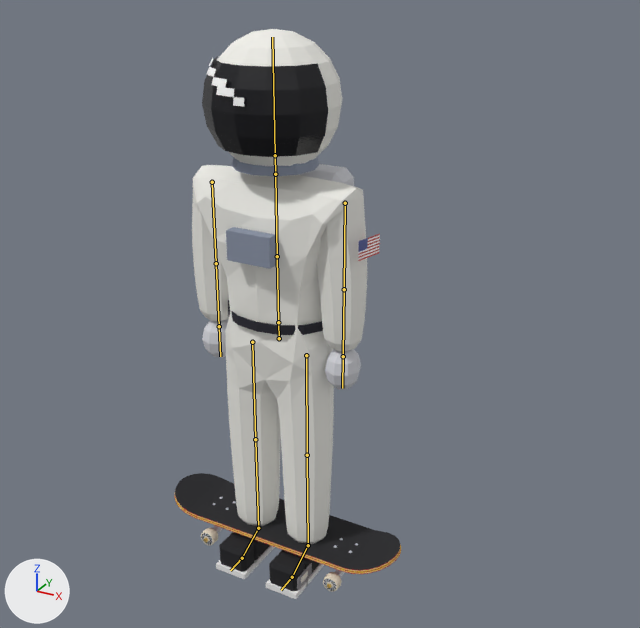
Two versions of the Blender file art/lou-gnar.blend, one commit apart.
The view is the same before and after, from a camera (50 mm lens) standing at (1.46, -2.37, 2.21) and looking at (0.2, -0.07, 1.06). Arrows for +X, +Y and +Z are at lower left; the lights stay in place. The first picture is the older version. The bones that bend it are drawn over the model as lines.

The first picture shows 'Board', 'LouGnar'.
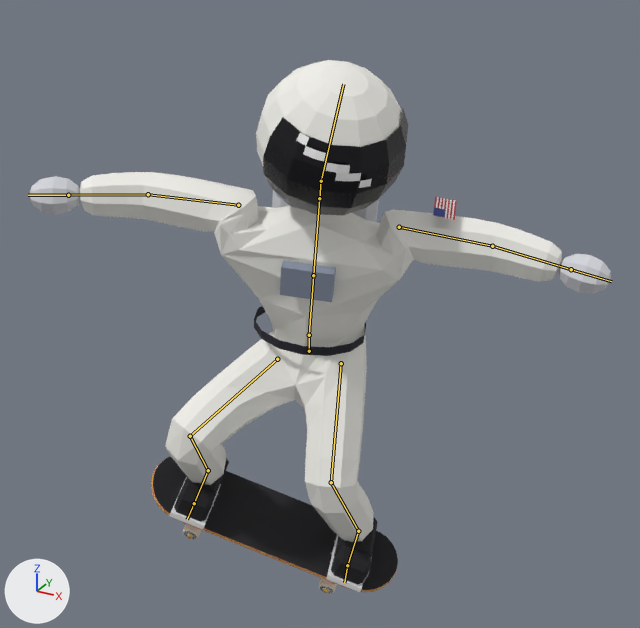
The newer file adds an action. The first version stands in its rest pose; the second is drawn at frame 1 of the action 'firecracker'.

The change, as JSON lines over the scene's bpy script:
```json
{"block": "bone_hips", "where": "bone_hips = bpy.data.objects['LouGnarRig'].pose.bones['Hips']"}
{"op": "set", "path": "bone_hips.location", "old": "(0.0, 0.0, 0.0)", "new": "(0.12, -0.02, 0.0)"}
{"op": "set", "path": "bone_hips.rotation_quaternion", "old": "(1.0, 0.0, 0.0, 0.0)", "new": "(0.985, 0.0, 0.174, 0.0)", "note": "degrees (0, 0, 0) -> degrees (0, 20, 0)"}
{"block": "bone_spine", "where": "bone_spine = bpy.data.objects['LouGnarRig'].pose.bones['Spine']  # child of 'Hips'"}
{"op": "set", "path": "bone_spine.rotation_quaternion", "old": "(1.0, 0.0, 0.0, 0.0)", "new": "(0.994, 0.1, 0.005, -0.05)", "note": "degrees (0, 0, 0) -> degrees (11, 1, -6)"}
{"block": "bone_head", "where": "bone_head = bpy.data.objects['LouGnarRig'].pose.bones['Head']  # child of 'Neck'"}
{"op": "set", "path": "bone_head.rotation_quaternion", "old": "(1.0, 0.0, 0.0, 0.0)", "new": "(0.958, 0.145, 0.245, -0.037)", "note": "degrees (0, 0, 0) -> degrees (17, 29, 0)"}
{"block": "bone_leftarm", "where": "bone_leftarm = bpy.data.objects['LouGnarRig'].pose.bones['LeftArm']  # child of 'Spine1'"}
{"op": "set", "path": "bone_leftarm.rotation_quaternion", "old": "(1.0, 0.0, 0.0, 0.0)", "new": "(0.73, -0.055, -0.051, -0.68)", "note": "degrees (0, 0, 0) -> degrees (-1, -9, -86)"}
{"block": "bone_leftforearm", "where": "bone_leftforearm = bpy.data.objects['LouGnarRig'].pose.bones['LeftForeArm']  # child of 'LeftArm'"}
{"op": "set", "path": "bone_leftforearm.rotation_quaternion", "old": "(1.0, 0.0, 0.0, 0.0)", "new": "(0.992, -0.125, 0.0, 0.0)", "note": "degrees (0, 0, 0) -> degrees (-14, 0, 0)"}
{"block": "bone_rightarm", "where": "bone_rightarm = bpy.data.objects['LouGnarRig'].pose.bones['RightArm']  # child of 'Spine1'"}
{"op": "set", "path": "bone_rightarm.rotation_quaternion", "old": "(1.0, 0.0, 0.0, 0.0)", "new": "(0.714, -0.036, 0.035, 0.699)", "note": "degrees (0, 0, 0) -> degrees (0, 6, 89)"}
{"block": "bone_rightforearm", "where": "bone_rightforearm = bpy.data.objects['LouGnarRig'].pose.bones['RightForeArm']  # child of 'RightArm'"}
{"op": "set", "path": "bone_rightforearm.rotation_quaternion", "old": "(1.0, 0.0, 0.0, 0.0)", "new": "(0.989, -0.149, 0.0, 0.0)", "note": "degrees (0, 0, 0) -> degrees (-17, 0, 0)"}
{"block": "bone_leftupleg", "where": "bone_leftupleg = bpy.data.objects['LouGnarRig'].pose.bones['LeftUpLeg']  # child of 'Hips'"}
{"op": "set", "path": "bone_leftupleg.rotation_quaternion", "old": "(1.0, 0.0, 0.0, 0.0)", "new": "(0.95, -0.259, 0.168, -0.04)", "note": "degrees (0, 0, 0) -> degrees (-32, 17, -10)"}
{"block": "bone_leftleg", "where": "bone_leftleg = bpy.data.objects['LouGnarRig'].pose.bones['LeftLeg']  # child of 'LeftUpLeg'"}
{"op": "set", "path": "bone_leftleg.rotation_quaternion", "old": "(1.0, 0.0, 0.0, 0.0)", "new": "(0.861, 0.502, 0.025, 0.076)", "note": "degrees (0, 0, 0) -> degrees (60, -2, 9)"}
{"block": "bone_leftfoot", "where": "bone_leftfoot = bpy.data.objects['LouGnarRig'].pose.bones['LeftFoot']  # child of 'LeftLeg'"}
{"op": "set", "path": "bone_leftfoot.rotation_quaternion", "old": "(1.0, 0.0, 0.0, 0.0)", "new": "(0.937, -0.23, -0.264, 0.009)", "note": "degrees (0, 0, 0) -> degrees (-30, -29, 9)"}
{"block": "bone_rightupleg", "where": "bone_rightupleg = bpy.data.objects['LouGnarRig'].pose.bones['RightUpLeg']  # child of 'Hips'"}
{"op": "set", "path": "bone_rightupleg.rotation_quaternion", "old": "(1.0, 0.0, 0.0, 0.0)", "new": "(0.824, -0.471, 0.146, 0.279)", "note": "degrees (0, 0, 0) -> degrees (-53, 30, 22)"}
{"block": "bone_rightleg", "where": "bone_rightleg = bpy.data.objects['LouGnarRig'].pose.bones['RightLeg']  # child of 'RightUpLeg'"}
{"op": "set", "path": "bone_rightleg.rotation_quaternion", "old": "(1.0, 0.0, 0.0, 0.0)", "new": "(0.657, 0.739, -0.137, -0.055)", "note": "degrees (0, 0, 0) -> degrees (98, -6, -16)"}
{"block": "bone_rightfoot", "where": "bone_rightfoot = bpy.data.objects['LouGnarRig'].pose.bones['RightFoot']  # child of 'RightLeg'"}
{"op": "set", "path": "bone_rightfoot.rotation_quaternion", "old": "(1.0, 0.0, 0.0, 0.0)", "new": "(0.946, -0.292, -0.128, -0.053)", "note": "degrees (0, 0, 0) -> degrees (-34, -16, -2)"}
{"block": "bone_board", "where": "bone_board = bpy.data.objects['LouGnarRig'].pose.bones['Board']"}
{"op": "set", "path": "bone_board.location", "old": "(0.0, 0.0, 0.0)", "new": "(0.093, 0.02, 0.069)"}
{"op": "set", "path": "bone_board.rotation_quaternion", "old": "(1.0, 0.0, 0.0, 0.0)", "new": "(0.949, -0.219, 0.178, 0.139)", "note": "degrees (0, 0, 0) -> degrees (-24, 24, 12)"}
```

What differs and where, as boxes [x1, y1, x2, y2] in the pictures (640 x 628 px):
```json
{"object": "LouGnar", "change": "posed", "before": [192, 29, 380, 599], "after": [29, 60, 611, 592], "on screen": "208% wider, 7% shorter"}
{"object": "Board", "change": "posed", "before": [174, 473, 401, 592], "after": [151, 456, 398, 593], "on screen": "9% wider, 15% taller"}
{"bone": "Hips", "before": "(279, 338) to (278, 322)", "after": "(309, 351) to (309, 335)"}
{"bone": "Spine", "before": "(278, 322) to (277, 256)", "after": "(309, 335) to (313, 275)"}
{"bone": "Head", "before": "(275, 155) to (272, 37)", "after": "(321, 181) to (343, 84)"}
{"bone": "LeftArm", "before": "(345, 203) to (344, 289)", "after": "(399, 227) to (492, 246)"}
{"bone": "LeftForeArm", "before": "(344, 289) to (343, 356)", "after": "(492, 246) to (571, 269)"}
{"bone": "RightArm", "before": "(212, 182) to (216, 263)", "after": "(238, 205) to (148, 194)"}
{"bone": "RightForeArm", "before": "(216, 263) to (219, 326)", "after": "(148, 194) to (68, 195)"}
{"bone": "LeftUpLeg", "before": "(306, 355) to (307, 455)", "after": "(341, 363) to (331, 482)"}
{"bone": "LeftLeg", "before": "(307, 455) to (308, 545)", "after": "(331, 482) to (358, 531)"}
{"bone": "LeftFoot", "before": "(308, 545) to (292, 577)", "after": "(358, 531) to (347, 565)"}
{"bone": "RightUpLeg", "before": "(252, 342) to (255, 439)", "after": "(277, 359) to (190, 436)"}
{"bone": "RightLeg", "before": "(255, 439) to (258, 528)", "after": "(190, 436) to (208, 470)"}
{"bone": "RightFoot", "before": "(258, 528) to (242, 558)", "after": "(208, 470) to (194, 503)"}
```
